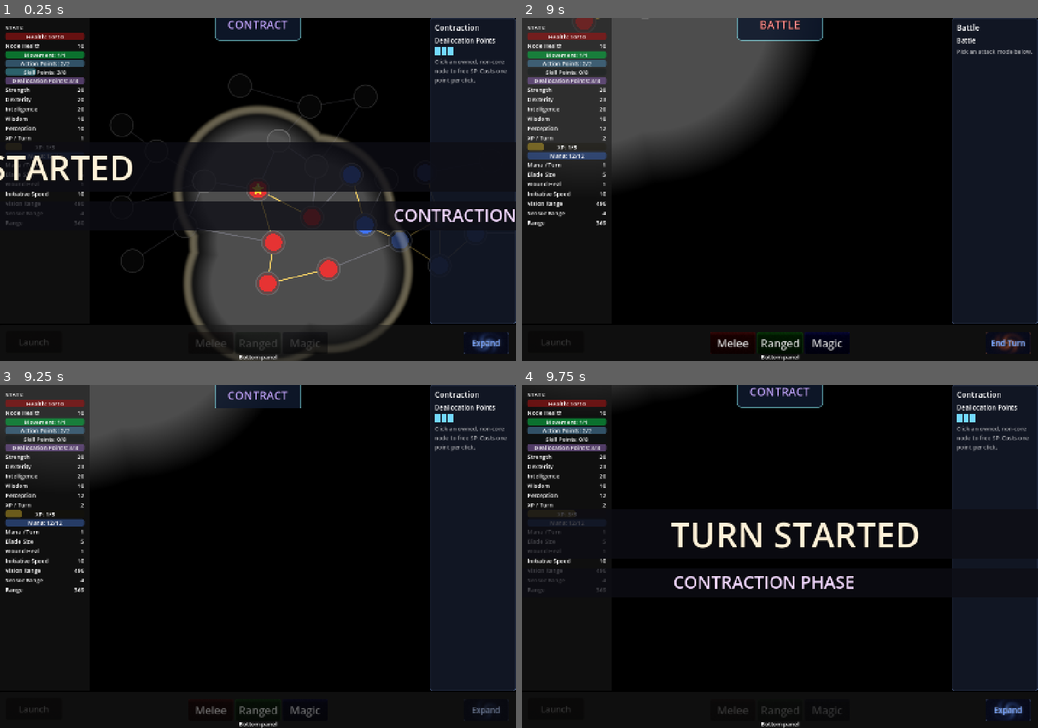
Above: before the commit, frames 1-4 (two rows, left to right).
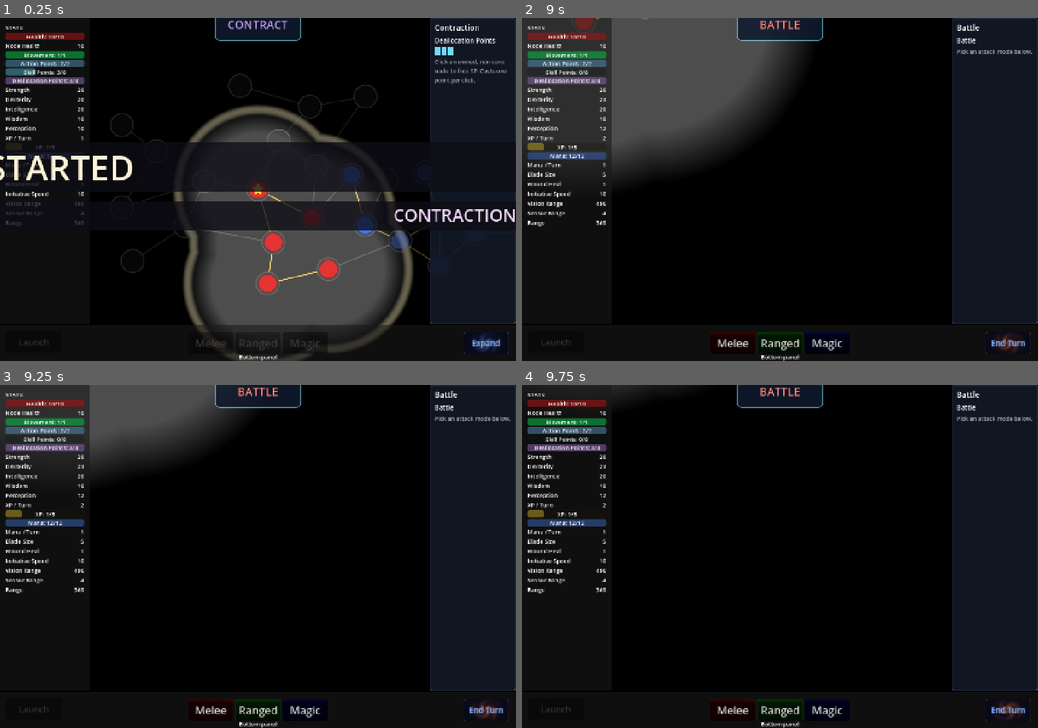
Above: after the commit, the same moments.

Repository: Koaieus/skill-tree-of-life
Game: Godot game, scene res://scenes/dev_sandbox.tscn
Two runs of this game, one before a commit and one after it. Both use one fixed random seed, a clock stepped at 60 frames per second and the inputs below.
Inputs (mouse positions are in pixels of both pictures, inside the frame that each line leads up to):
- Up to frame 1 (0.25 s): no input
- Up to frame 2 (9 s): tap Enter at 0.5 s; drag from (780, 189) to (831, 107) at 0.52 s; drag from (800, 141) to (831, 216) at 1.27 s; hold Right (ui_right) 2.03-2.75 s; tap Alt at 2.1 s; click (831, 216) at 2.17 s; tap Space at 2.3, 5.3 s; drag from (594, 240) to (527, 182) at 2.77 s; drag from (635, 165) to (681, 223) at 3.52 s; drag from (625, 107) to (589, 240) at 4.27 s; move the mouse to (666, 175) at 5.02 s; hold Down (ui_down) 5.03-5.75 s; tap K at 5.1 s; click (666, 175) at 5.17 s; drag from (583, 83) to (754, 66) at 5.77 s; click "Battle" at 6.5 s; drag from (681, 21) to (583, 79) at 7.27 s; drag from (645, 66) to (841, 28) at 8.02 s; move the mouse to (790, 28) at 8.77 s; hold Down (ui_down) from 8.78 s (still down); tap 3 at 8.85 s; click (790, 28) at 8.92 s
- Up to frame 3 (9.25 s): keep holding Down (ui_down); tap Space at 9.05 s
- Up to frame 4 (9.75 s): release Down (ui_down) at 9.5 s; drag from (754, 625) to (625, 505) at 9.52 s

Frames 1-2 are identical in both runs. In frame 3, 1.4% of the frame differs, in the area x 36-99%, y 0-98%; in frame 4, 4.7%, in the area x 0-100%, y 0-98%.

Commit message:
fix(ui): release focus on space instead of swallowing the event
Consuming the spacebar broke LaunchAttackButton's ui_launch_attack
shortcut. Releasing GUI focus instead lets the shortcut fire (Button
shortcuts don't require focus) while ui_accept on the previously
focused button lands on nothing.

Co-Authored-By: Claude Opus 4.7 <noreply@anthropic.com>

Diff:
--- a/ui/ui_root.gd
+++ b/ui/ui_root.gd
@@ -180,12 +180,13 @@
 	_battle_system.selected_spell = spell
 
 
-## Swallow spacebar before it reaches focused Buttons (or anything else listening
-## for ui_accept). Enter still activates the focused control; only Space is eaten.
-## _shortcut_input runs before _gui_input, so consuming here pre-empts BaseButton.
+## Stop spacebar from re-triggering the last-clicked button via ui_accept while
+## leaving the LaunchAttackButton's ui_launch_attack shortcut intact. Releasing
+## focus (rather than consuming the event) means ui_accept lands on no control,
+## but Shortcut activation — which doesn't require focus — still fires.
 func _shortcut_input(event: InputEvent) -> void:
 	if event is InputEventKey and event.keycode == KEY_SPACE and event.pressed:
-		get_viewport().set_input_as_handled()
+		get_viewport().gui_release_focus()
 
 
 func _on_end_turn_pressed() -> void:
